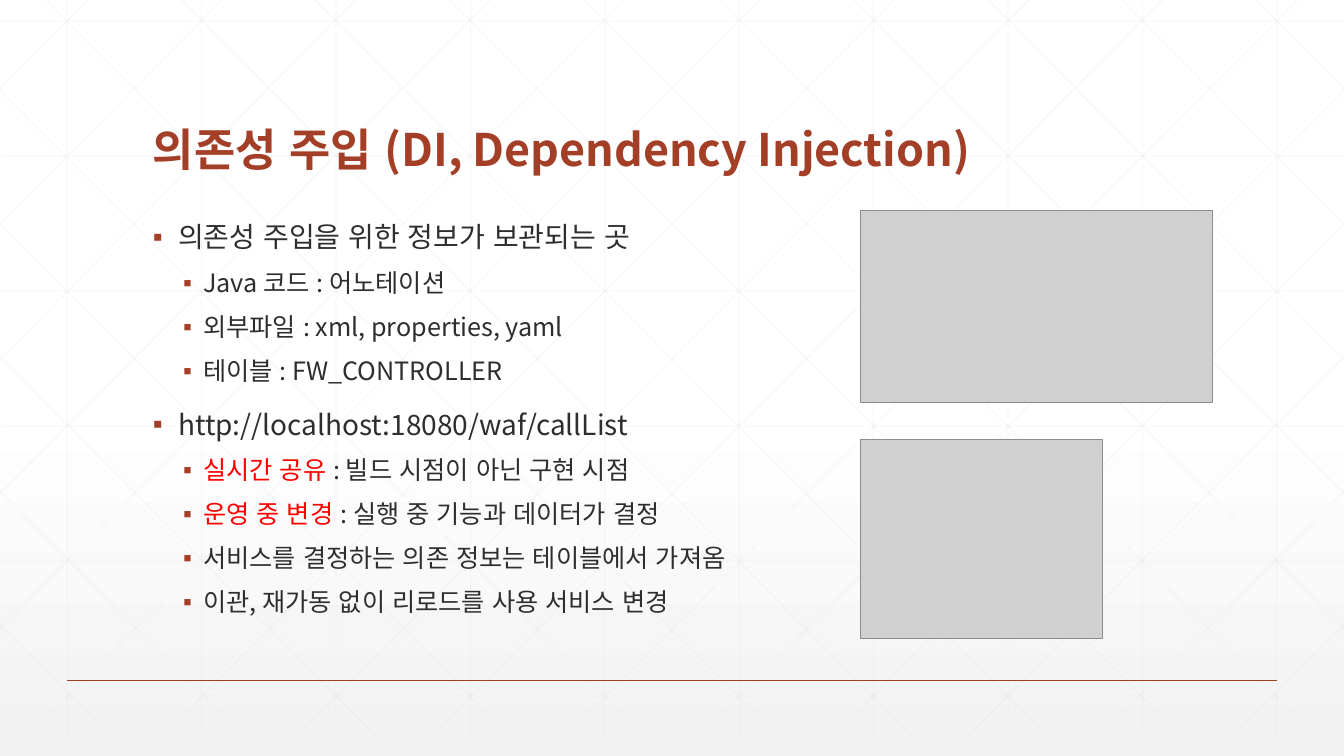
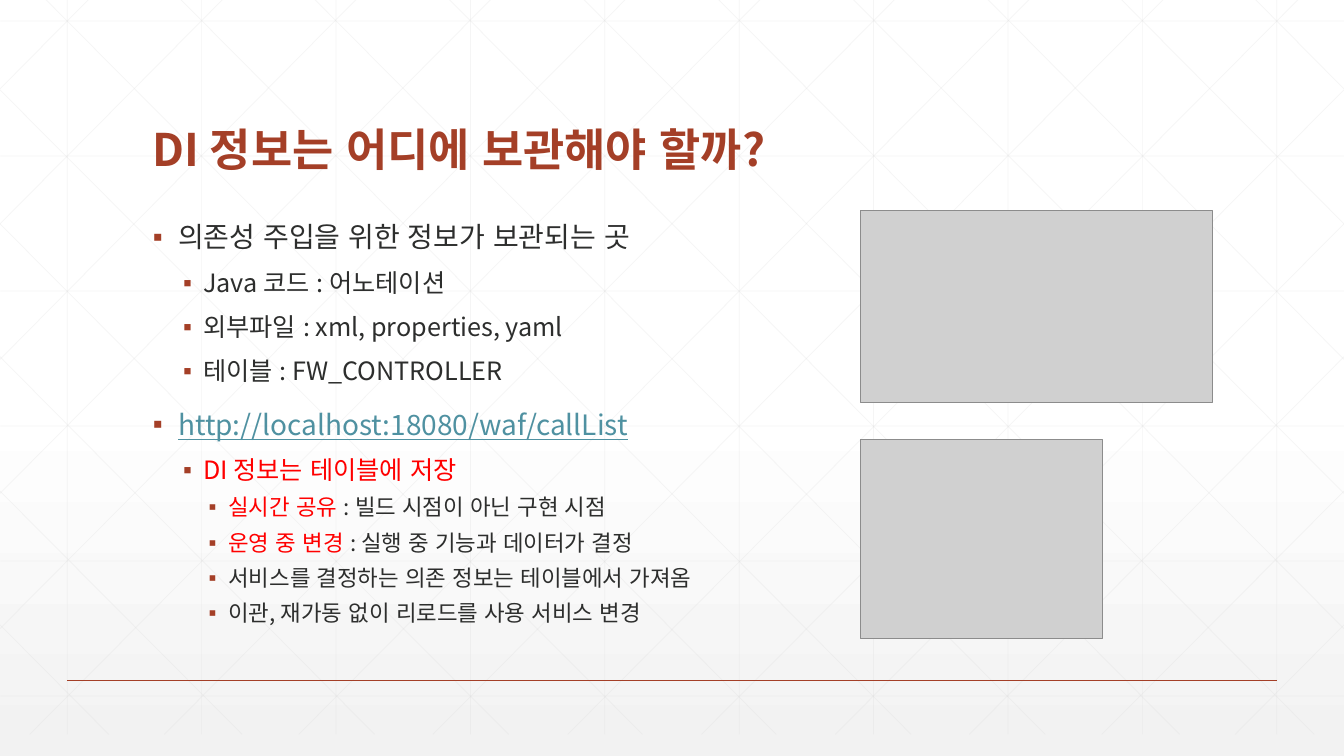
Before and after one commit to zeroshift01/code5, a slide deck: slide 6 of inflearn04/doc/4.서비스 로직을 재사용할 수 있는 IoC 와 DI 를 구현합니다.pptx. Drawn at 1344x756 pixels with LibreOffice and Linux fonts; fonts in the diff are those of the drawing; grey boxes stand for pictures. Boxes give left, top, right and bottom in pixels: in the first picture for what was removed or moved away, otherwise in the second. Text is boxed around its words. In the diff, an @@ line names an element or a change of style, - is before the commit and + after.

```diff
--- a/inflearn04/doc/4.서비스 로직을 재사용할 수 있는 IoC 와 DI 를 구현합니다.pptx
+++ b/inflearn04/doc/4.서비스 로직을 재사용할 수 있는 IoC 와 DI 를 구현합니다.pptx
@@ title at box(153, 128, 766, 170): text changed @@
-의존성 주입 (DI, Dependency Injection)
+DI 정보는 어디에 보관해야 할까?
@@ text at box(178, 412, 692, 625): text colour #2D2E2D to #4F91A1, underline on in "http://localhost:18080/waf/callList"; size 18 to 16 pt in "실시간 공유 : 빌드 시점이 아닌 구현 ...", "운영 중 변경 : 실행 중 기능과 ...", "서비스를 결정하는 의존 정보는 테이블에서 가져옴", "이관, 재가동 없이 리로드를 사용 서비스 변경"; list level 2 to 3 in "실시간 공유 : 빌드 시점이 ..."; list level 2 to 3 in "운영 중 변경 : 실행 ..."; list level 2 to 3 in "서비스를 결정하는 의존 정보는 테이블에서 ..."; list level 2 to 3 in "이관, 재가동 없이 리로드를 사용 ..." @@
@@ text at box(203, 458, 456, 481): paragraph added @@
+  ▪ DI 정보는 테이블에 저장
```
Also in this commit, not shown: 7 other slides changed, 12 other files.
